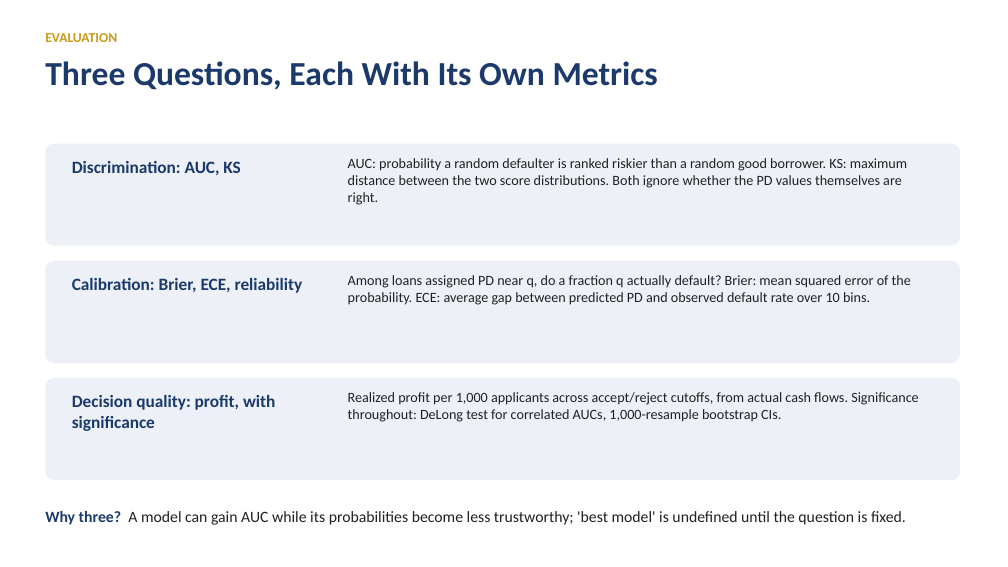
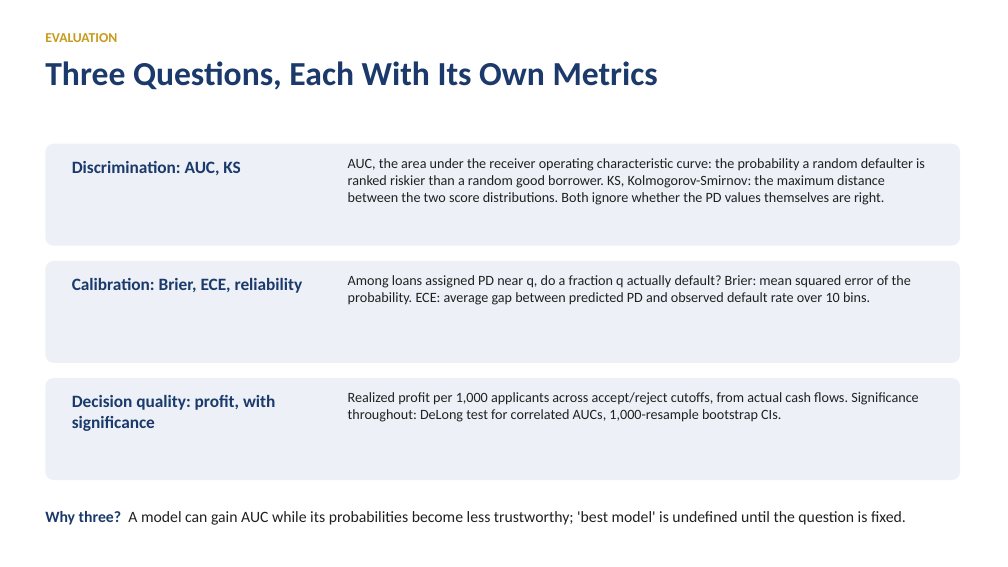
Before and after one commit to iitgF/T8, a slide deck: slide 6 of report_and_video/Project_Video_Presentation.pptx. Drawn at 1008x567 pixels with LibreOffice and Linux fonts; fonts in the diff are those of the drawing. Boxes give left, top, right and bottom in pixels: in the first picture for what was removed or moved away, otherwise in the second. Text is boxed around its words. In the diff, an @@ line names an element or a change of style, - is before the commit and + after.

```diff
--- a/report_and_video/Project_Video_Presentation.pptx
+++ b/report_and_video/Project_Video_Presentation.pptx
@@ text at [348, 158, 925, 205]: text changed @@
-AUC: probability a random defaulter is ranked riskier than a random good borrower. KS: maximum distance between the two score distributions. Both ignore whether the PD values themselves are right.
+AUC, the area under the receiver operating characteristic curve: the probability a random defaulter is ranked riskier than a random good borrower. KS, Kolmogorov-Smirnov: the maximum distance between the two score distributions. Both ignore whether the PD values themselves are right.
```
Also in this commit, not shown: 2 other slides changed, 4 other files.
